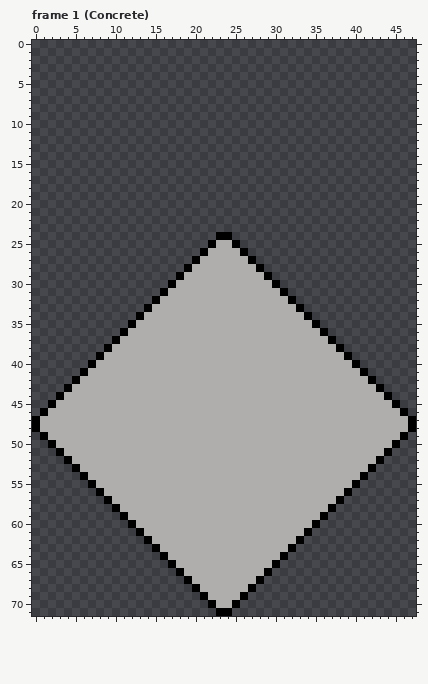
Edited in one commit: pixel-art file (bleed-client/asesprite/Tiles.aseprite). Above: the version before the commit.
48x72 pixels, 7 frames. Shown: frame 1 (Concrete). The commit also changed other frames, which this record leaves out.
Once edited:
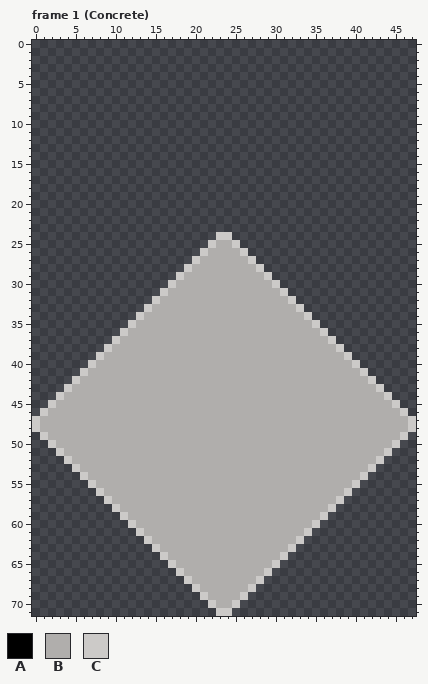
Palette (. is transparent): A #000000  B #b0aeac  C #cccac8
Changes in this commit:
--- frame 1 (Concrete), layer "Layer 1"
@@ x 0..47 @@
 23 ................................................
-24 .......................AA.......................
-25 ......................ABBA......................
-26 .....................ABBBBA.....................
-27 ....................ABBBBBBA....................
-28 ...................ABBBBBBBBA...................
-29 ..................ABBBBBBBBBBA..................
-30 .................ABBBBBBBBBBBBA.................
-31 ................ABBBBBBBBBBBBBBA................
-32 ...............ABBBBBBBBBBBBBBBBA...............
-33 ..............ABBBBBBBBBBBBBBBBBBA..............
-34 .............ABBBBBBBBBBBBBBBBBBBBA.............
-35 ............ABBBBBBBBBBBBBBBBBBBBBBA............
-36 ...........ABBBBBBBBBBBBBBBBBBBBBBBBA...........
-37 ..........ABBBBBBBBBBBBBBBBBBBBBBBBBBA..........
-38 .........ABBBBBBBBBBBBBBBBBBBBBBBBBBBBA.........
-39 ........ABBBBBBBBBBBBBBBBBBBBBBBBBBBBBBA........
-40 .......ABBBBBBBBBBBBBBBBBBBBBBBBBBBBBBBBA.......
-41 ......ABBBBBBBBBBBBBBBBBBBBBBBBBBBBBBBBBBA......
-42 .....ABBBBBBBBBBBBBBBBBBBBBBBBBBBBBBBBBBBBA.....
-43 ....ABBBBBBBBBBBBBBBBBBBBBBBBBBBBBBBBBBBBBBA....
-44 ...ABBBBBBBBBBBBBBBBBBBBBBBBBBBBBBBBBBBBBBBBA...
-45 ..ABBBBBBBBBBBBBBBBBBBBBBBBBBBBBBBBBBBBBBBBBBA..
-46 .ABBBBBBBBBBBBBBBBBBBBBBBBBBBBBBBBBBBBBBBBBBBBA.
-47 ABBBBBBBBBBBBBBBBBBBBBBBBBBBBBBBBBBBBBBBBBBBBBBA
-48 ABBBBBBBBBBBBBBBBBBBBBBBBBBBBBBBBBBBBBBBBBBBBBBA
-49 .ABBBBBBBBBBBBBBBBBBBBBBBBBBBBBBBBBBBBBBBBBBBBA.
-50 ..ABBBBBBBBBBBBBBBBBBBBBBBBBBBBBBBBBBBBBBBBBBA..
-51 ...ABBBBBBBBBBBBBBBBBBBBBBBBBBBBBBBBBBBBBBBBA...
-52 ....ABBBBBBBBBBBBBBBBBBBBBBBBBBBBBBBBBBBBBBA....
-53 .....ABBBBBBBBBBBBBBBBBBBBBBBBBBBBBBBBBBBBA.....
-54 ......ABBBBBBBBBBBBBBBBBBBBBBBBBBBBBBBBBBA......
-55 .......ABBBBBBBBBBBBBBBBBBBBBBBBBBBBBBBBA.......
-56 ........ABBBBBBBBBBBBBBBBBBBBBBBBBBBBBBA........
-57 .........ABBBBBBBBBBBBBBBBBBBBBBBBBBBBA.........
-58 ..........ABBBBBBBBBBBBBBBBBBBBBBBBBBA..........
-59 ...........ABBBBBBBBBBBBBBBBBBBBBBBBA...........
-60 ............ABBBBBBBBBBBBBBBBBBBBBBA............
-61 .............ABBBBBBBBBBBBBBBBBBBBA.............
-62 ..............ABBBBBBBBBBBBBBBBBBA..............
-63 ...............ABBBBBBBBBBBBBBBBA...............
-64 ................ABBBBBBBBBBBBBBA................
-65 .................ABBBBBBBBBBBBA.................
-66 ..................ABBBBBBBBBBA..................
-67 ...................ABBBBBBBBA...................
-68 ....................ABBBBBBA....................
-69 .....................ABBBBA.....................
-70 ......................ABBA......................
-71 .......................AA.......................
+24 .......................CC.......................
+25 ......................CBBC......................
+26 .....................CBBBBC.....................
+27 ....................CBBBBBBC....................
+28 ...................CBBBBBBBBC...................
+29 ..................CBBBBBBBBBBC..................
+30 .................CBBBBBBBBBBBBC.................
+31 ................CBBBBBBBBBBBBBBC................
+32 ...............CBBBBBBBBBBBBBBBBC...............
+33 ..............CBBBBBBBBBBBBBBBBBBC..............
+34 .............CBBBBBBBBBBBBBBBBBBBBC.............
+35 ............CBBBBBBBBBBBBBBBBBBBBBBC............
+36 ...........CBBBBBBBBBBBBBBBBBBBBBBBBC...........
+37 ..........CBBBBBBBBBBBBBBBBBBBBBBBBBBC..........
+38 .........CBBBBBBBBBBBBBBBBBBBBBBBBBBBBC.........
+39 ........CBBBBBBBBBBBBBBBBBBBBBBBBBBBBBBC........
+40 .......CBBBBBBBBBBBBBBBBBBBBBBBBBBBBBBBBC.......
+41 ......CBBBBBBBBBBBBBBBBBBBBBBBBBBBBBBBBBBC......
+42 .....CBBBBBBBBBBBBBBBBBBBBBBBBBBBBBBBBBBBBC.....
+43 ....CBBBBBBBBBBBBBBBBBBBBBBBBBBBBBBBBBBBBBBC....
+44 ...CBBBBBBBBBBBBBBBBBBBBBBBBBBBBBBBBBBBBBBBBC...
+45 ..CBBBBBBBBBBBBBBBBBBBBBBBBBBBBBBBBBBBBBBBBBBC..
+46 .CBBBBBBBBBBBBBBBBBBBBBBBBBBBBBBBBBBBBBBBBBBBBC.
+47 CBBBBBBBBBBBBBBBBBBBBBBBBBBBBBBBBBBBBBBBBBBBBBBC
+48 CBBBBBBBBBBBBBBBBBBBBBBBBBBBBBBBBBBBBBBBBBBBBBBC
+49 .CBBBBBBBBBBBBBBBBBBBBBBBBBBBBBBBBBBBBBBBBBBBBC.
+50 ..CBBBBBBBBBBBBBBBBBBBBBBBBBBBBBBBBBBBBBBBBBBC..
+51 ...CBBBBBBBBBBBBBBBBBBBBBBBBBBBBBBBBBBBBBBBBC...
+52 ....CBBBBBBBBBBBBBBBBBBBBBBBBBBBBBBBBBBBBBBC....
+53 .....CBBBBBBBBBBBBBBBBBBBBBBBBBBBBBBBBBBBBC.....
+54 ......CBBBBBBBBBBBBBBBBBBBBBBBBBBBBBBBBBBC......
+55 .......CBBBBBBBBBBBBBBBBBBBBBBBBBBBBBBBBC.......
+56 ........CBBBBBBBBBBBBBBBBBBBBBBBBBBBBBBC........
+57 .........CBBBBBBBBBBBBBBBBBBBBBBBBBBBBC.........
+58 ..........CBBBBBBBBBBBBBBBBBBBBBBBBBBC..........
+59 ...........CBBBBBBBBBBBBBBBBBBBBBBBBC...........
+60 ............CBBBBBBBBBBBBBBBBBBBBBBC............
+61 .............CBBBBBBBBBBBBBBBBBBBBC.............
+62 ..............CBBBBBBBBBBBBBBBBBBC..............
+63 ...............CBBBBBBBBBBBBBBBBC...............
+64 ................CBBBBBBBBBBBBBBC................
+65 .................CBBBBBBBBBBBBC.................
+66 ..................CBBBBBBBBBBC..................
+67 ...................CBBBBBBBBC...................
+68 ....................CBBBBBBC....................
+69 .....................CBBBBC.....................
+70 ......................CBBC......................
+71 .......................CC.......................
Pixel boxes of the changes (left, top, right, bottom) in both pictures:
changed: (32, 232, 416, 616)
